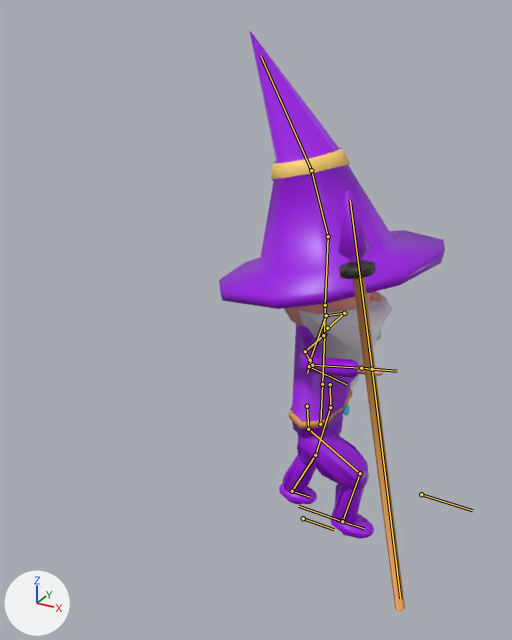
An edit to the Blender file Assets/Blender/Characters/Player/WizardCharacter.blend, drawn before and after from the same camera.
Camera for both pictures: a camera (50 mm lens) standing at (1.32, -3.14, 2.84) and looking at (-0.35, -0.1, 1.32). The lights are fixed; the arrows at lower left show +X, +Y and +Z. Both versions are drawn at frame 80 of the action 'ArmatureAction'; the numbers are the values there. The bones that bend it are drawn over the model as lines.

Names of what the first picture shows: 'Wizard'.
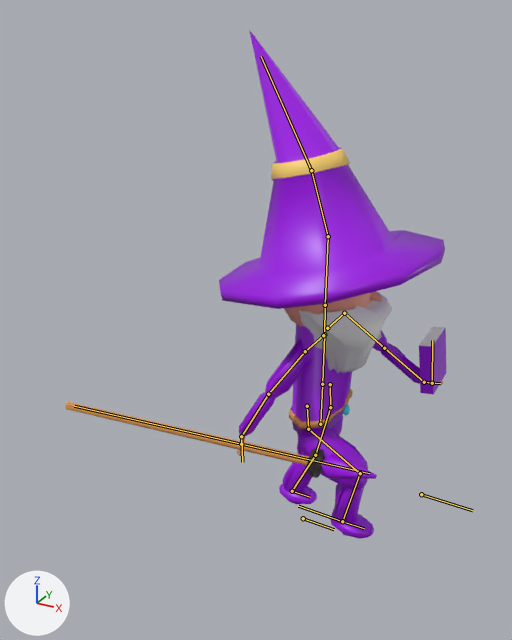
Where the change shows, as pixel boxes (x1, y1, x2, y2) in the pictures (512 x 640 px):
'Wizard', posed (68% wider, 12% shorter): before (219, 30, 445, 611); after (66, 30, 446, 539)
bone 'HandController.R', root to tip: before (361, 368) to (397, 371); after (241, 436) to (242, 462)

The edits, one by one:
Bone 'HandController.L' (bone_handcontroller_l) moves from (-2.02, -3.34, -2.77) to (3.35, -3.71, -2.76).
Bone 'HandController.L' (bone_handcontroller_l) turns from (-91, 8, -4) to (-80, -100, -13) degrees about its own x, y and z.
Bone 'HandController.R' (bone_handcontroller_r) moves from (3.05, -1.62, -1.38) to (-1.61, -3.34, 3.83).
Bone 'HandController.R' (bone_handcontroller_r) turns from (-13, -4, -84) to (83, -3, -89) degrees about its own x, y and z.
